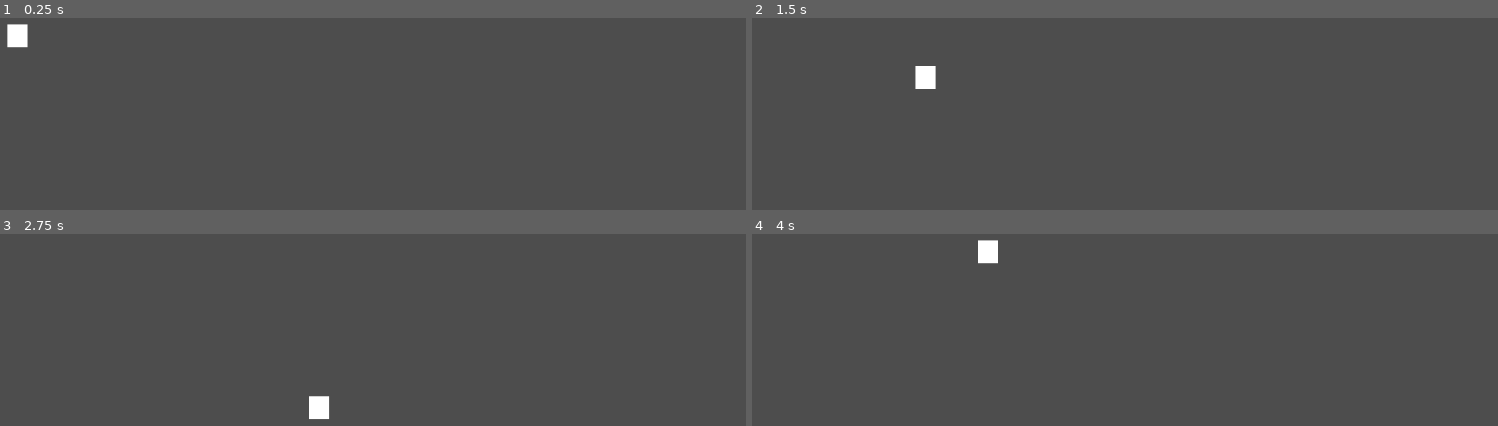
Above: before the commit, frames 1-4 (two rows, left to right).
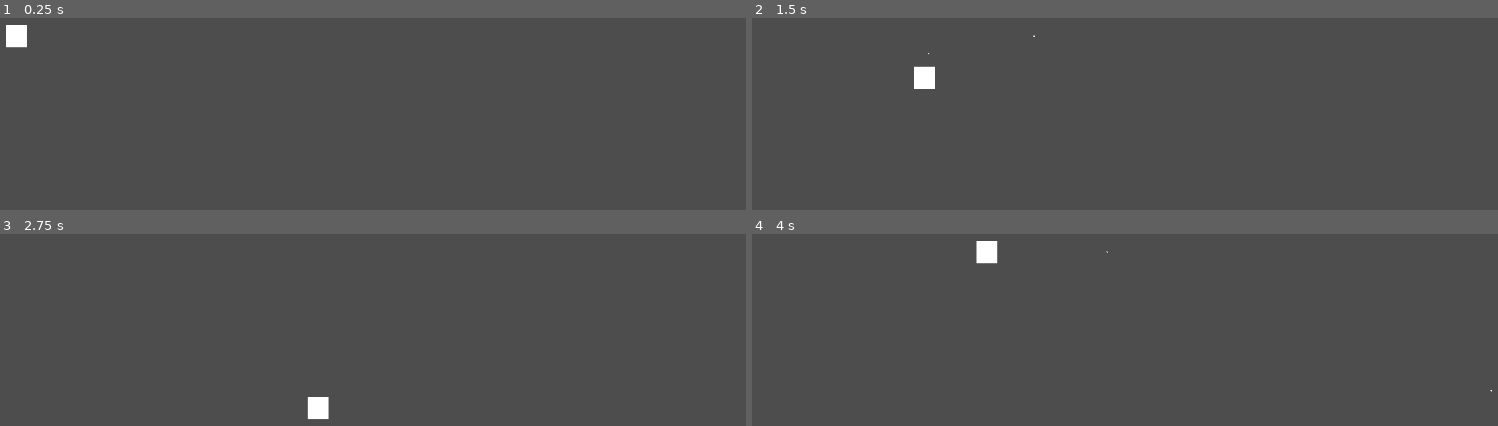
Above: after the commit, the same moments.

Repository: Sabertooth-Software/Bunker-Buster
Game: Godot game, scene res://Scenes/Levels/TestScene.tscn
Two runs of this game, one before a commit and one after it. Both use one fixed random seed, a clock stepped at 60 frames per second and the inputs below.
Inputs:
- Up to frame 1 (0.25 s): no input
- Up to frame 2 (1.5 s): tap Enter at 0.5 s; hold Right (right) 0.53-1.28 s; tap Space (shoot, bound only after the commit) at 0.6, 1.35 s; hold S (down) from 1.28 s (still down)
- Up to frame 3 (2.75 s): release S (down) at 2.03 s; hold Right (right) from 2.03 s (still down); tap Space (shoot, bound only after the commit) at 2.1 s
- Up to frame 4 (4 s): release Right (right) at 2.78 s; hold Up (up) 2.78-3.53 s; tap Space (shoot, bound only after the commit) at 2.85, 3.6 s; hold A (left) from 3.53 s (still down)

The runs differ from the first frame. In frame 1, less than 0.1% of the frame differs, in the area x 0-4%, y 3-16%; in frame 2, less than 0.1%, in the area x 21-38%, y 8-37%; in frame 3, less than 0.1%; in frame 4, less than 0.1%.

Commit message:
Spawn bullets and all that

Diff:
--- /dev/null
+++ b/Scenes/Bullet.tscn
@@ -0,0 +1,22 @@
+[gd_scene load_steps=4 format=3 uid="uid://ctrkm21y13w8v"]
+
+[ext_resource type="Script" path="res://Scripts/Bullet.gd" id="1_it0s0"]
+
+[sub_resource type="CircleShape2D" id="CircleShape2D_72ywd"]
+radius = 1.0
+
+[sub_resource type="SphereMesh" id="SphereMesh_plxgq"]
+radius = 1.0
+height = 2.0
+
+[node name="Bullet" type="RigidBody2D"]
+collision_layer = 0
+collision_mask = 0
+gravity_scale = 2.66454e-15
+script = ExtResource("1_it0s0")
+
+[node name="CollisionShape2D" type="CollisionShape2D" parent="."]
+shape = SubResource("CircleShape2D_72ywd")
+
+[node name="MeshInstance2D" type="MeshInstance2D" parent="."]
+mesh = SubResource("SphereMesh_plxgq")
--- a/Scenes/Levels/MainCharacter.tscn
+++ b/Scenes/Characters/MainCharacter.tscn
@@ -1,6 +1,8 @@
-[gd_scene load_steps=5 format=3 uid="uid://d1hu3wc8ssi87"]
+[gd_scene load_steps=7 format=3 uid="uid://d1hu3wc8ssi87"]
 
 [ext_resource type="Script" path="res://Scripts/MainCharacter.gd" id="1_naua5"]
+[ext_resource type="PackedScene" uid="uid://c231r3clbqqxa" path="res://Scenes/Components/shooting_component.tscn" id="2_ydfpy"]
+[ext_resource type="PackedScene" uid="uid://ctrkm21y13w8v" path="res://Scenes/Bullet.tscn" id="3_l0mrs"]
 
 [sub_resource type="RectangleShape2D" id="RectangleShape2D_sin31"]
 size = Vector2(0.0262352, 0.0526724)
@@ -18,10 +20,12 @@
 
 [node name="CollisionShape2D" type="CollisionShape2D" parent="."]
 position = Vector2(-0.421732, -0.347405)
-scale = Vector2(1, 1)
 shape = SubResource("RectangleShape2D_sin31")
 
 [node name="MeshInstance2D" type="MeshInstance2D" parent="."]
 position = Vector2(-0.421076, -0.349342)
 scale = Vector2(0.026, 0.05)
 mesh = SubResource("BoxMesh_yfupp")
+
+[node name="ShootingComponent" parent="." instance=ExtResource("2_ydfpy")]
+bullet = ExtResource("3_l0mrs")
--- /dev/null
+++ b/Scenes/Components/shooting_component.tscn
@@ -0,0 +1,8 @@
+[gd_scene load_steps=2 format=3 uid="uid://c231r3clbqqxa"]
+
+[ext_resource type="Script" path="res://Scripts/Components/ShootingComponent.gd" id="1_quumy"]
+
+[node name="ShootingComponent" type="Node2D"]
+position = Vector2(-0.421076, -0.349342)
+scale = Vector2(0.026, 0.05)
+script = ExtResource("1_quumy")
--- a/Scenes/Levels/TestScene.tscn
+++ b/Scenes/Levels/TestScene.tscn
@@ -1,11 +1,9 @@
-[gd_scene load_steps=2 format=3 uid="uid://dpv788hlou7c7"]
+[gd_scene load_steps=2 format=3]
 
-[ext_resource type="PackedScene" uid="uid://d1hu3wc8ssi87" path="res://Scenes/Levels/MainCharacter.tscn" id="1_q8o58"]
+[ext_resource type="PackedScene" uid="uid://d1hu3wc8ssi87" path="res://Scenes/Characters/MainCharacter.tscn" id="1_q8o58"]
 
 [node name="Node2D" type="Node2D"]
 
-[node name="Camera2D" type="Camera2D" parent="."]
-position = Vector2(574.25, 324.25)
-scale = Vector2(1149.5, 649.5)
+[node name="MainCharacter" parent="." instance=ExtResource("1_q8o58")]
 
-[node name="MainCharacter" parent="." instance=ExtResource("1_q8o58")]
+[connection signal="shoot" from="MainCharacter" to="MainCharacter/ShootingComponent" method="shoot" flags=18]
--- /dev/null
+++ b/Scripts/Bullet.gd
@@ -0,0 +1,13 @@
+extends RigidBody2D
+class_name Bullet
+
+var velocity: Vector2
+
+func _physics_process(delta):
+	apply_central_force(velocity * 1000)
+
+func setup(_position: Vector2, _velocity: Vector2, _scene: Node):
+	_scene.add_child(self)
+	global_position = _position
+	velocity = _velocity
+	print_debug("position: ", position, "global_position: ", position)
--- /dev/null
+++ b/Scripts/Components/ShootingComponent.gd
@@ -0,0 +1,9 @@
+extends Node2D
+class_name ShootingComponent
+
+@export var bullet: PackedScene
+
+func shoot(direction: Vector2):
+	var projectile: Bullet = bullet.instantiate()
+	var current_scene: Node = get_tree().get_current_scene()
+	projectile.setup(global_position, direction, current_scene)
--- a/Scripts/MainCharacter.gd
+++ b/Scripts/MainCharacter.gd
@@ -4,14 +4,17 @@
 const SPEED = 300.0
 const JUMP_VELOCITY = -400.0
 
+signal shoot(direction: Vector2)
+
 # Get the gravity from the project settings to be synced with RigidBody nodes.
 var gravity = ProjectSettings.get_setting("physics/2d/default_gravity")
 
+func _process(_delta):
+	if Input.is_action_just_pressed("shoot"):
+		shoot.emit(Vector2(1,0))
 
-func _physics_process(delta):
 
-	# Get the input direction and handle the movement/deceleration.
-	# As good practice, you should replace UI actions with custom gameplay actions.
+func _physics_process(_delta):
 	var direction: Vector2 = Input.get_vector("left", "right", "up", "down")
 	if direction:
 		velocity = direction * SPEED
--- a/project.godot
+++ b/project.godot
@@ -41,3 +41,8 @@
 , Object(InputEventKey,"resource_local_to_scene":false,"resource_name":"","device":-1,"window_id":0,"alt_pressed":false,"shift_pressed":false,"ctrl_pressed":false,"meta_pressed":false,"pressed":false,"keycode":0,"physical_keycode":68,"key_label":0,"unicode":100,"echo":false,"script":null)
 ]
 }
+shoot={
+"deadzone": 0.5,
+"events": [Object(InputEventKey,"resource_local_to_scene":false,"resource_name":"","device":-1,"window_id":0,"alt_pressed":false,"shift_pressed":false,"ctrl_pressed":false,"meta_pressed":false,"pressed":false,"keycode":0,"physical_keycode":32,"key_label":0,"unicode":32,"echo":false,"script":null)
+]
+}
